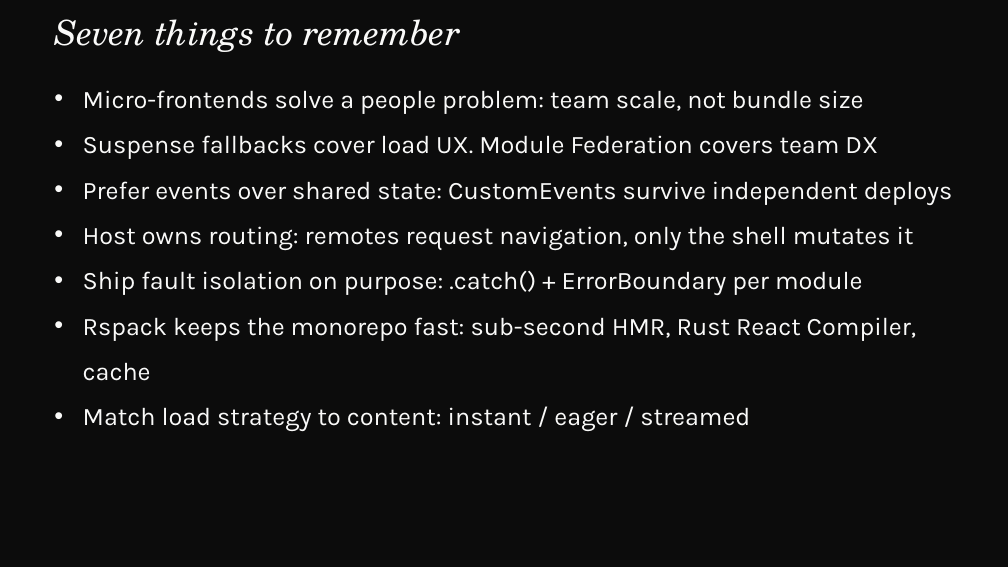
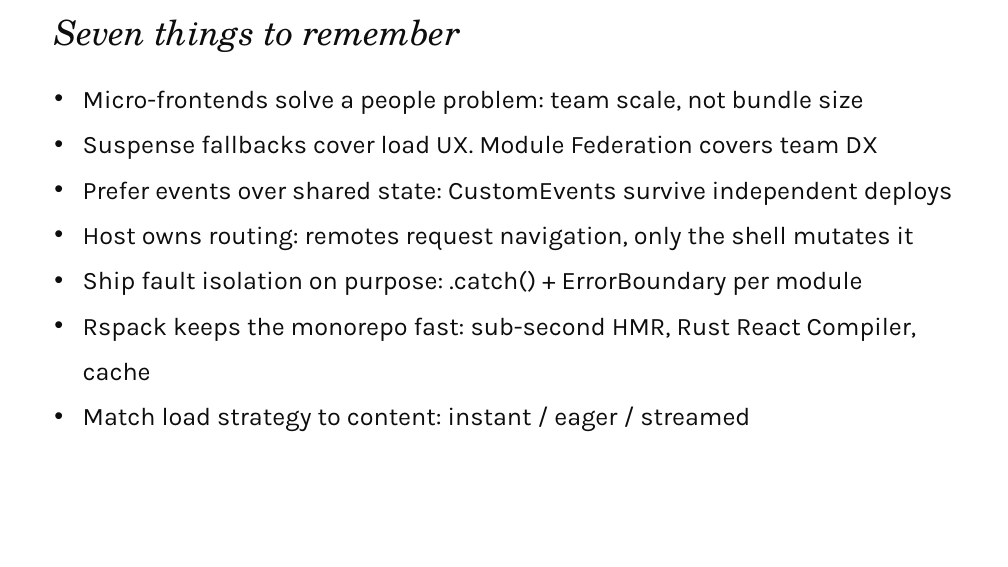
Before and after one commit to devlinduldulao/module-federation-demo, a slide deck: slide 42 of presentation/module-federation.pptx (slide 41 before the commit). Drawn at 1008x567 pixels with LibreOffice and Linux fonts; fonts in the diff are those of the drawing. Boxes give left, top, right and bottom in pixels: in the first picture for what was removed or moved away, otherwise in the second. Text is boxed around its words. In the diff, an @@ line names an element or a change of style, - is before the commit and + after.

```diff
--- a/presentation/module-federation.pptx
+++ b/presentation/module-federation.pptx
@@ background #0C0C0C to #FFFFFF @@
@@ text "Seven things to remember" at bbox=[54, 19, 460, 52]: text colour #FAFAF9 to #0D0D0D @@
@@ text "Micro-frontends solve a people problem: ..." at bbox=[83, 90, 952, 431]: text colour #FAFAF9 to #0D0D0D @@
```
Also in this commit, not shown: 4 other slides changed, 1 slide added, 12 other files.
